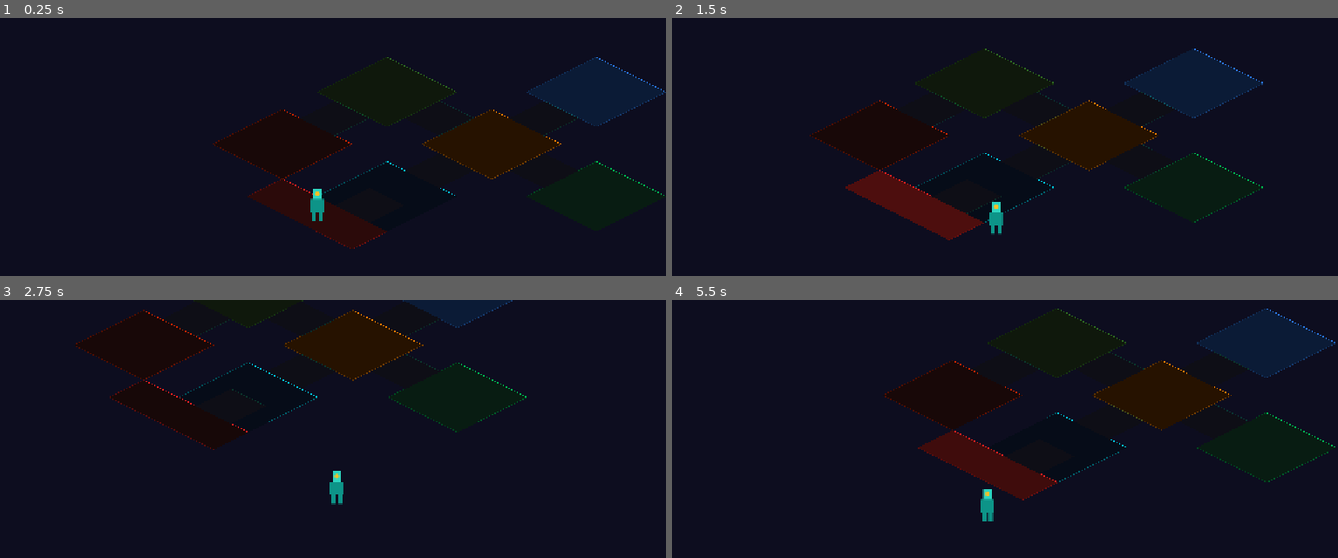
Above: before the commit, frames 1-4 (two rows, left to right).
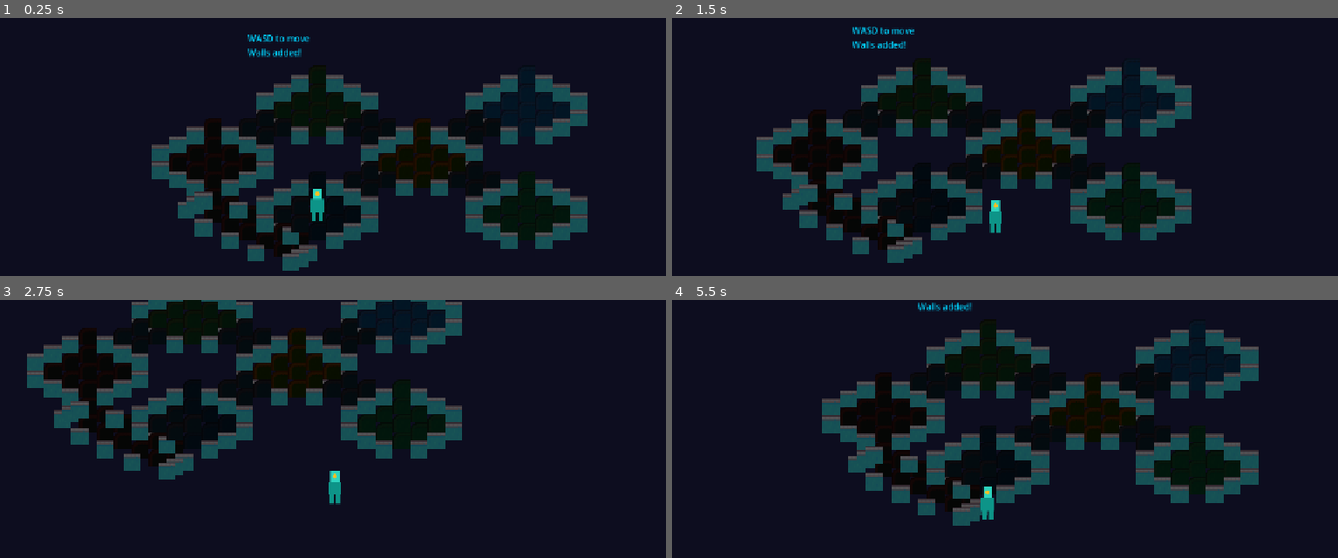
Above: after the commit, the same moments.

Repository: crierofficial/void-protocol
Game: Godot game, scene res://scenes/main.tscn
Two runs of this game, one before a commit and one after it. Both use one fixed random seed, a clock stepped at 60 frames per second and the inputs below.
Inputs:
- Up to frame 1 (0.25 s): no input
- Up to frame 2 (1.5 s): hold D (move_right) 0.53-1.28 s; hold S (move_down) from 1.28 s (still down)
- Up to frame 3 (2.75 s): release S (move_down) at 2.03 s; hold D (move_right) from 2.03 s (still down)
- Up to frame 4 (5.5 s): release D (move_right) at 2.78 s; hold W (move_up) 2.78-3.53 s; hold A (move_left) 3.53-5.03 s; hold S (move_down) from 5.03 s (still down)

The runs differ from the first frame. In frame 1, 20% of the frame differs, in the area x 22-100%, y 6-98%; in frame 2, 20%; in frame 3, 17%; in frame 4, 20%, in the area x 22-100%, y 1-88%.

Commit message:
Fix slipping, add walls with collision, use Kenney tiles

Diff:
--- a/scripts/main.gd
+++ b/scripts/main.gd
@@ -7,6 +7,9 @@
 
 var player_scene = preload("res://scenes/player.tscn")
 var player: CharacterBody2D
+
+var floor_tile = preload("res://assets/kenney_rpg-urban-pack/Tiles/tile_0000.png")
+var wall_tile = preload("res://assets/kenney_rpg-urban-pack/Tiles/tile_0001.png")
 
 var zones = [
 	{"id": "bridge", "c": 6, "r": 0, "w": 4, "h": 4, "fl": Color(0.043, 0.106, 0.212), "ac": Color(0.165, 0.447, 0.847), "name": "BRIDGE"},
@@ -28,21 +31,9 @@
 ]
 
 func _ready():
-	var ui = Label.new()
-	ui.name = "UI"
-	ui.position = Vector2(20, 20)
-	ui.text = "ARCTURUS STATION\nVOID PROTOCOL - 7 ZONES\nWASD to move"
-	ui.add_theme_font_size_override("font_size", 16)
-	ui.modulate = Color(0, 0.83, 1)
-	add_child(ui)
-
+	create_zones_and_walls()
 	spawn_player()
-
-func _draw():
-	for zone in zones:
-		draw_zone(zone)
-	for corr in corridors:
-		draw_corridor(corr)
+	create_ui()
 
 func iso_to_screen(c, r):
 	return Vector2(
@@ -50,45 +41,87 @@
 		(c + r) * TILE_HEIGHT / 2.0 + GRID_OFFSET_Y
 	)
 
-func draw_zone(z):
+func create_zones_and_walls():
+	for zone in zones:
+		create_zone(zone)
+	for corr in corridors:
+		create_corridor(corr)
+
+func create_zone(z):
 	var c = z.c
 	var r = z.r
 	var w = z.w
 	var h = z.h
-	var fl = z.fl
+
+	for tile_x in range(w):
+		for tile_y in range(h):
+			var pos = iso_to_screen(c + tile_x, r + tile_y)
+			var sprite = Sprite2D.new()
+			sprite.texture = floor_tile
+			sprite.position = pos
+			sprite.modulate = z.fl
+			sprite.scale = Vector2(2, 2)
+			add_child(sprite)
+
+	create_zone_outline(z)
+
+func create_corridor(c):
+	for tile_x in range(c.w):
+		for tile_y in range(c.h):
+			var pos = iso_to_screen(c.c + tile_x, c.r + tile_y)
+			var sprite = Sprite2D.new()
+			sprite.texture = floor_tile
+			sprite.position = pos
+			sprite.modulate = Color(0.055, 0.055, 0.086)
+			sprite.scale = Vector2(2, 2)
+			add_child(sprite)
+
+func create_zone_outline(z):
+	var c = z.c
+	var r = z.r
+	var w = z.w
+	var h = z.h
 	var ac = z.ac
 
-	var n = iso_to_screen(c, r)
-	var e = iso_to_screen(c + w, r)
-	var s = iso_to_screen(c + w, r + h)
-	var wv = iso_to_screen(c, r + h)
+	var corners = [
+		iso_to_screen(c, r),
+		iso_to_screen(c + w, r),
+		iso_to_screen(c + w, r + h),
+		iso_to_screen(c, r + h),
+	]
 
-	draw_polygon([n, e, s, wv], [fl])
+	for i in range(4):
+		var start = corners[i]
+		var end = corners[(i + 1) % 4]
+		draw_line(start, end, ac, 3.0)
 
-	if z.has("danger"):
-		var pulse = (sin(Time.get_ticks_msec() * 0.003) + 1.0) / 2.0
-		draw_polygon([n, e, s, wv], [Color(0.867, 0.125, 0.125, pulse * 0.3)])
+		var mid = (start + end) / 2.0
+		for j in range(1, 4):
+			var wall_pos = start.lerp(end, j / 4.0)
+			create_wall(wall_pos)
 
-	draw_line(n, e, ac, 1.0)
-	draw_line(e, s, ac.darkened(0.5), 1.0)
-	draw_line(s, wv, ac.darkened(0.6), 1.0)
-	draw_line(wv, n, ac.darkened(0.6), 1.0)
+func create_wall(pos):
+	var wall = StaticBody2D.new()
+	wall.position = pos
+	wall.collision_layer = 4
 
-func draw_corridor(c):
-	var n = iso_to_screen(c.c, c.r)
-	var e = iso_to_screen(c.c + c.w, c.r)
-	var s = iso_to_screen(c.c + c.w, c.r + c.h)
-	var wv = iso_to_screen(c.c, c.r + c.h)
+	var sprite = Sprite2D.new()
+	sprite.texture = wall_tile
+	sprite.modulate = Color(0.4, 0.4, 0.5)
+	sprite.scale = Vector2(2, 2)
+	wall.add_child(sprite)
 
-	var col = Color(0.055, 0.055, 0.086)
-	draw_polygon([n, e, s, wv], [col])
+	var shape = CollisionShape2D.new()
+	var rect = RectangleShape2D.new()
+	rect.size = Vector2(32, 16)
+	shape.shape = rect
+	wall.add_child(shape)
 
-	draw_line(n, e, Color(0, 0.83, 0.5, 0.2), 0.5)
-	draw_line(e, s, Color(0, 0.83, 0.5, 0.15), 0.5)
+	add_child(wall)
 
 func spawn_player():
 	player = player_scene.instantiate()
-	var spawn_zone = zones[6]
+	var spawn_zone = zones[5]
 	var center = iso_to_screen(spawn_zone.c + spawn_zone.w / 2.0, spawn_zone.r + spawn_zone.h / 2.0)
 	player.position = center
 	add_child(player)
@@ -97,5 +130,11 @@
 	cam.position_smoothing_enabled = true
 	player.add_child(cam)
 
-func _process(delta):
-	queue_redraw()
+func create_ui():
+	var ui = Label.new()
+	ui.name = "UI"
+	ui.position = Vector2(20, 20)
+	ui.text = "ARCTURUS STATION\nVOID PROTOCOL\n\nWASD to move\nWalls added!"
+	ui.add_theme_font_size_override("font_size", 16)
+	ui.modulate = Color(0, 0.83, 1)
+	add_child(ui)
--- a/scripts/player.gd
+++ b/scripts/player.gd
@@ -1,6 +1,11 @@
 extends CharacterBody2D
 
-var move_speed: float = 200.0
+var move_speed: float = 180.0
+
+@onready var sprite: Sprite2D = $Sprite2D
+
+var walk_frames = 0
+var facing_right = true
 
 func _physics_process(delta):
 	var direction = Vector2.ZERO
@@ -10,12 +15,21 @@
 	if direction.length() > 0:
 		direction = direction.normalized()
 		velocity = direction * move_speed
-		print("Moving: ", direction)
+
+		if direction.x > 0:
+			sprite.scale.x = 1
+			facing_right = true
+		elif direction.x < 0:
+			sprite.scale.x = -1
+			facing_right = false
+
+		walk_frames += 1
 	else:
-		velocity = velocity.move_toward(Vector2.ZERO, move_speed * delta)
+		velocity = Vector2.ZERO
+		walk_frames = 0
 
 	move_and_slide()
 
 func _ready():
 	add_to_group("player")
-	print("Player ready!")
+	print("Player ready! Move with WASD")
